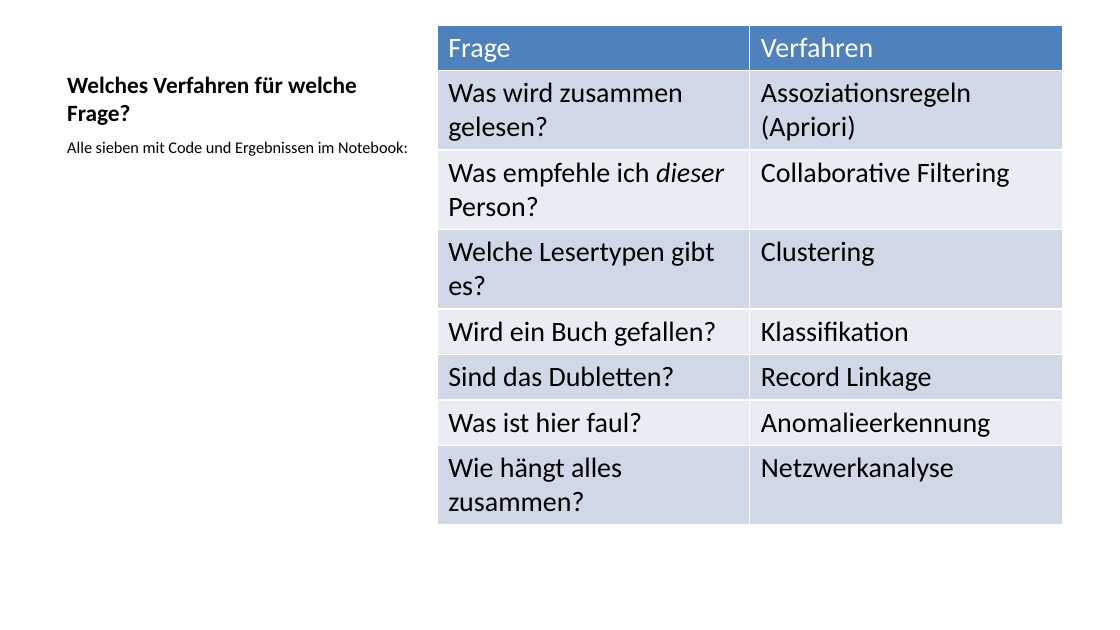
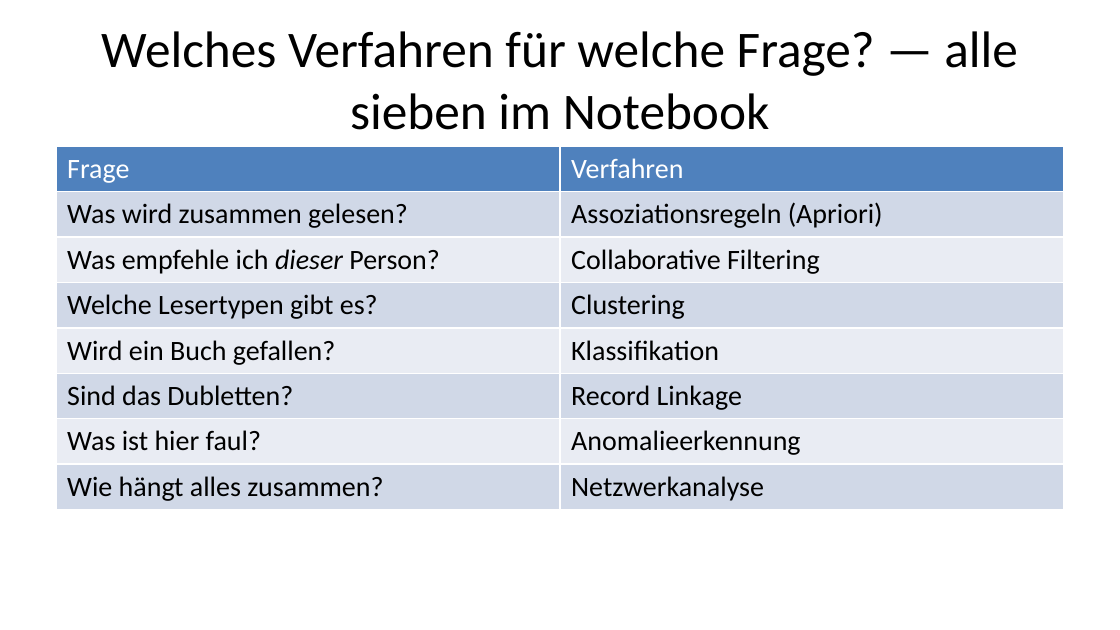
Before and after one commit to daswesen/2026-hu-berlin-data-mining, a slide deck: slide 72 of Konsultation_IBI_Deck.pptx (slide 69 before the commit). Drawn at 1120x630 pixels with LibreOffice and Linux fonts; fonts in the diff are those of the drawing. Boxes give left, top, right and bottom in pixels: in the first picture for what was removed or moved away, otherwise in the second. Text is boxed around its words. In the diff, an @@ line names an element or a change of style, - is before the commit and + after.

```diff
--- a/Konsultation_IBI_Deck.pptx
+++ b/Konsultation_IBI_Deck.pptx
@@ title "Welches Verfahren für welche Frage? ..." at <box>101,31,1018,130</box>: vertical alignment bottom to middle @@
@@ title at <box>101,31,1018,130</box>: text changed; size 15 to 33 pt; bold off @@
-Welches Verfahren für welche Frage?
+Welches Verfahren für welche Frage? — alle sieben im Notebook
@@ table: place and size @@
-table at <box>437,25,1062,561</box>
+table at <box>56,147,1064,505</box>
@@ text removed at <box>67,141,408,156</box> @@
-Alle sieben mit Code und Ergebnissen im Notebook:
```
Also in this commit, not shown: 15 other slides changed, 8 slides added, 5 slides removed, 53 other files.
